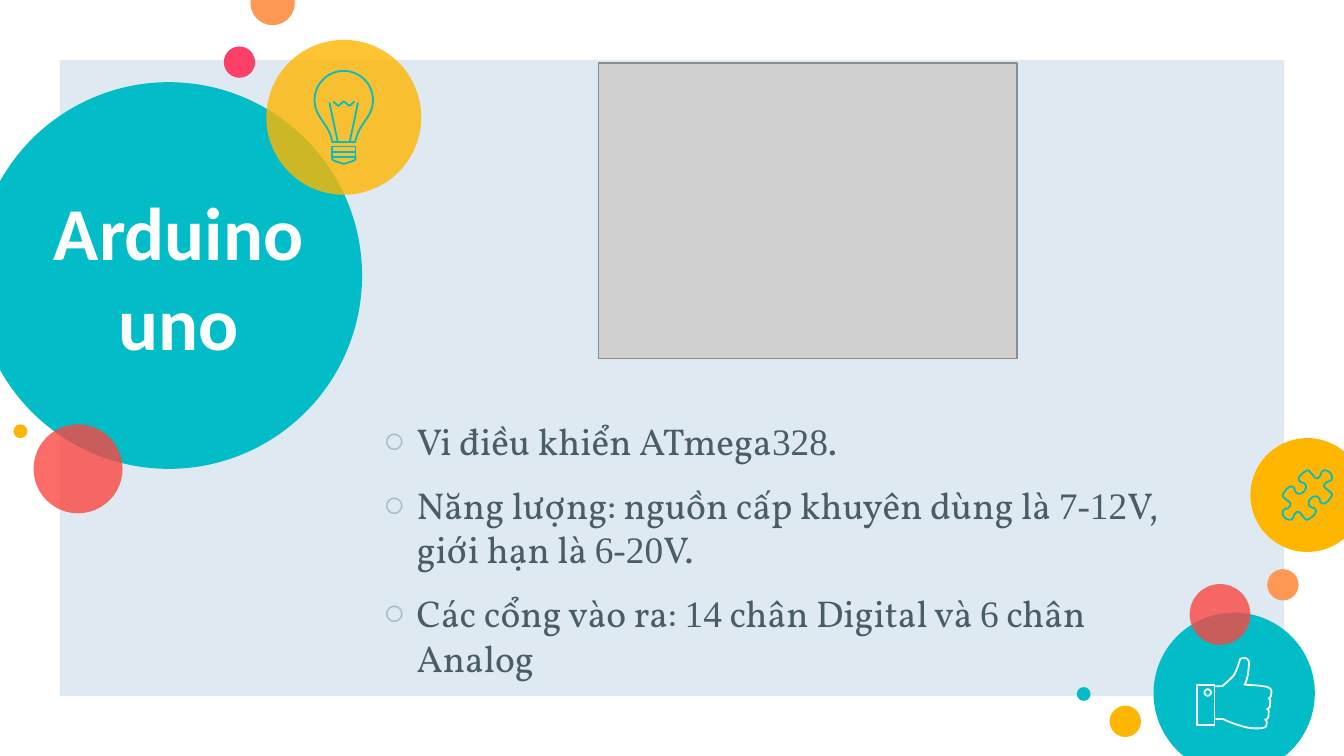
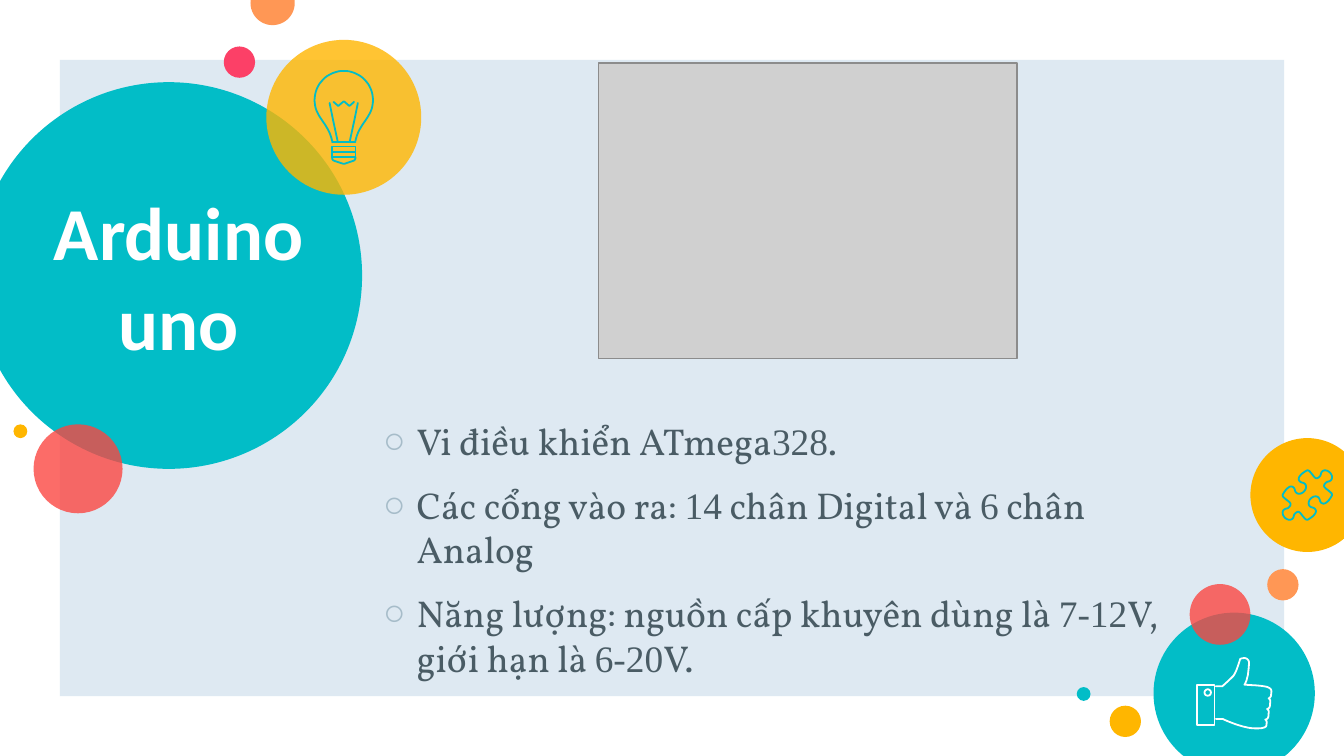
Before and after one commit to ITPratice/GraduationProject, a slide deck: slide 8 of docs/Đồ Án.pptx. Drawn at 1344x756 pixels with LibreOffice and Linux fonts; fonts in the diff are those of the drawing; grey boxes stand for pictures. Boxes give left, top, right and bottom in pixels: in the first picture for what was removed or moved away, otherwise in the second. Text is boxed around its words. In the diff, an @@ line names an element or a change of style, - is before the commit and + after.

```diff
--- a/docs/Đồ Án.pptx
+++ b/docs/Đồ Án.pptx
@@ text at [417,488,1085,573]: paragraph added @@
+○ Các cổng vào ra: 14 chân Digital và 6 chân Analog
@@ text at [417,596,1085,682]: paragraph removed @@
-○ Các cổng vào ra: 14 chân Digital và 6 chân Analog
```
Also in this commit, not shown: 2 other slides changed, 34 other files.
